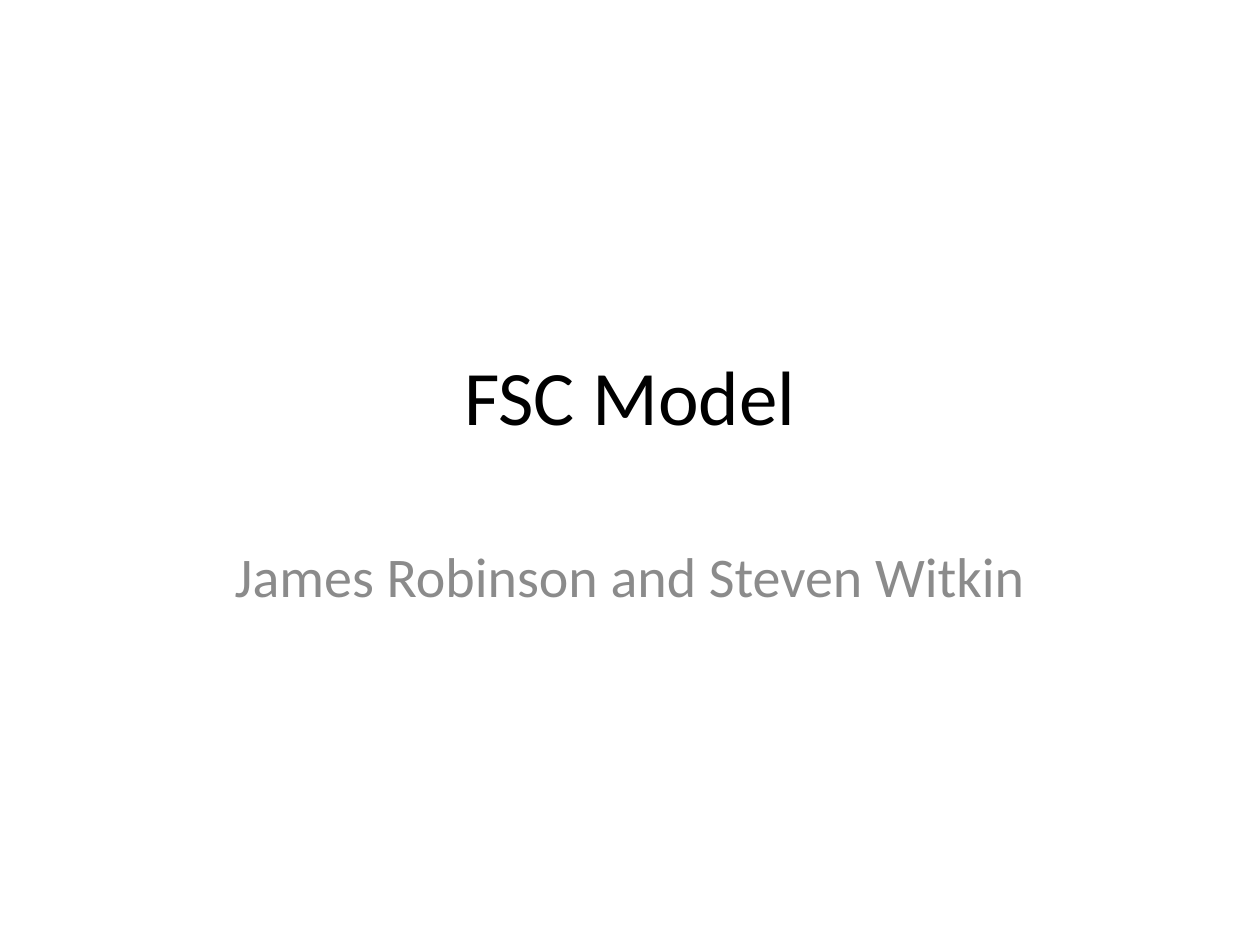
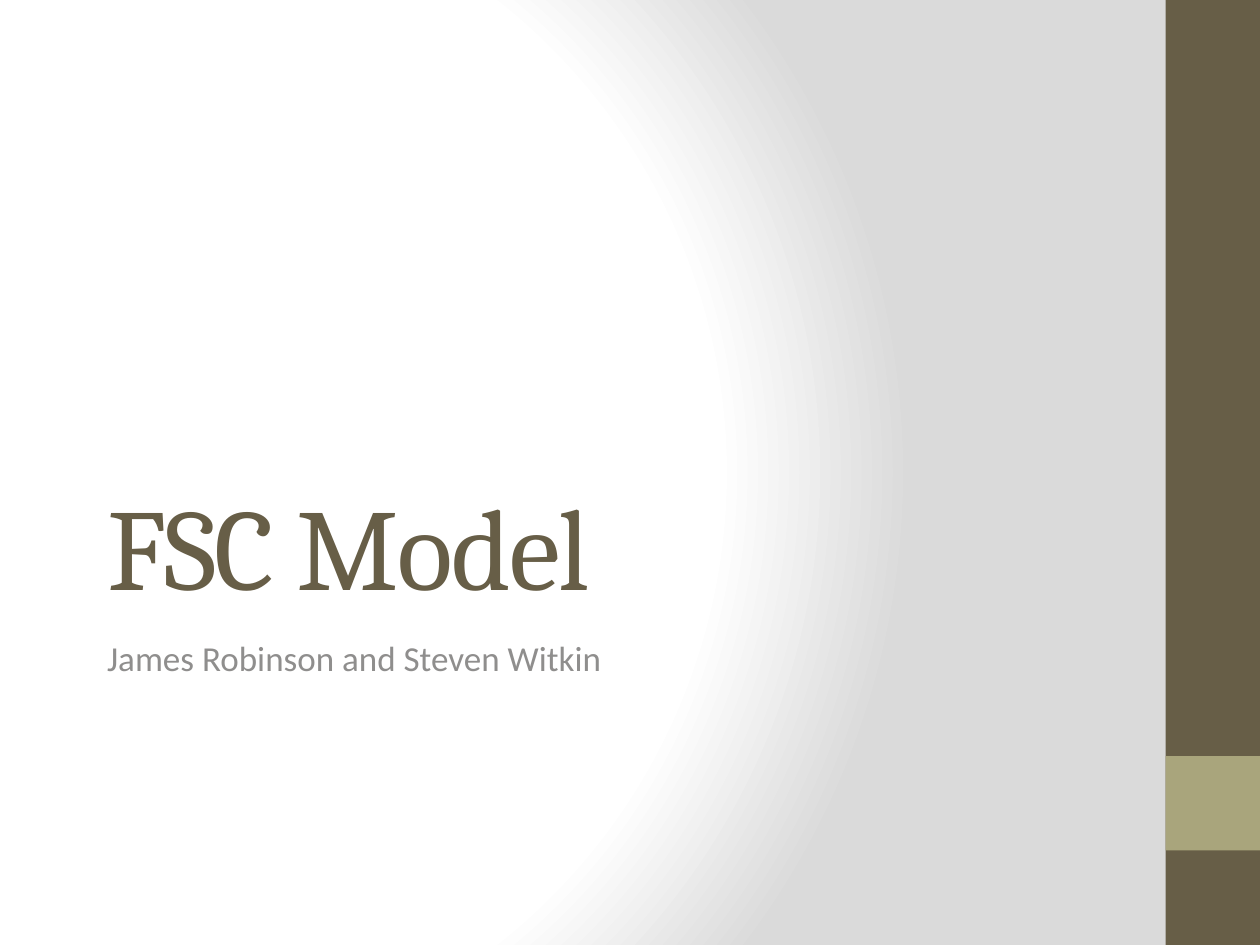
Before and after one commit to jtrobinson57/fscmodel-monte-carlo, a slide deck: slide 1 of fscmodel presentation 130618.pptx. Drawn at 1260x945 pixels with LibreOffice and Linux fonts; fonts in the diff are those of the drawing. Boxes give left, top, right and bottom in pixels: in the first picture for what was removed or moved away, otherwise in the second. Text is boxed around its words. In the diff, an @@ line names an element or a change of style, - is before the commit and + after.

```diff
--- a/fscmodel presentation 130618.pptx
+++ b/fscmodel presentation 130618.pptx
@@ background #FFFFFF to gradient #FFFFFF to #DADADA @@
@@ rectangle added at bbox=[1166, 0, 1260, 945], fill #675E47 @@
@@ title "FSC Model": place and size @@
-title "FSC Model" at bbox=[464, 371, 795, 426]
+title "FSC Model" at bbox=[107, 509, 590, 591]
@@ title "FSC Model" at bbox=[107, 509, 590, 591]: size 44 to 66 pt, font Calibri to Cambria, text colour #000000 to #675E47, letter spacing 0 to -1 pt; alignment centre to left; vertical alignment middle to bottom @@
@@ subtitle "James Robinson and Steven Witkin": place and size @@
-subtitle "James Robinson and Steven Witkin" at bbox=[235, 558, 1024, 598]
+subtitle "James Robinson and Steven Witkin" at bbox=[107, 647, 601, 671]
@@ subtitle "James Robinson and Steven Witkin" at bbox=[107, 647, 601, 671]: size 32 to 20 pt, text colour #8C8C8C to #8F8F8D; alignment centre to left; less space between paragraphs @@
@@ rectangle added at bbox=[1166, 756, 1260, 850], fill #A9A57C @@
```
Also in this commit, not shown: 5 other slides changed, 1 other file.
